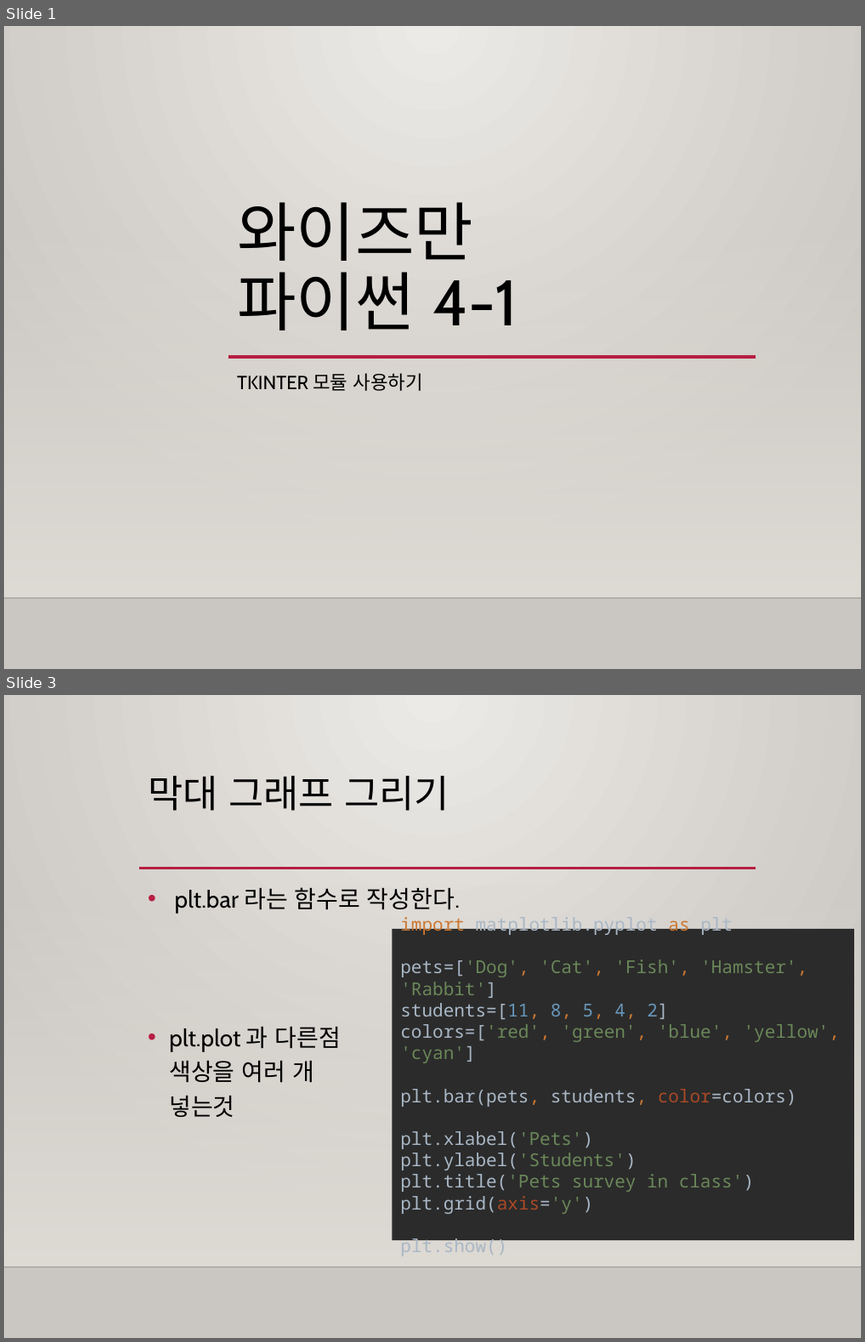
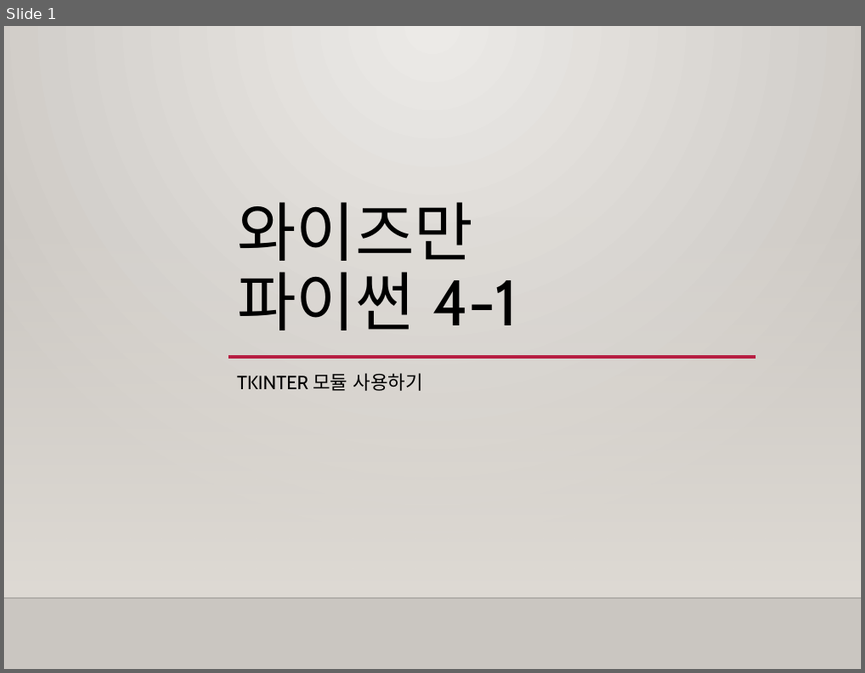
Before and after one commit to freshmea/weizman_python_class, a slide deck: textbook/파이썬4-1교시.pptx. Shown one above the other, each under a label of ours: slides 1 and 3 before the commit, slide 1 after it; the slides between them are not shown. The pictures are 865x1342 and 865x673 pixels, drawn with LibreOffice and Linux fonts; fonts in the diff are those of the drawing; background and template pictures are left out. Boxes give left, top, right and bottom in pixels: in the first picture for what was removed or moved away, otherwise in the second. Text is boxed around its words. In the diff, an @@ line names an element or a change of style, - is before the commit and + after.

```diff
--- a/textbook/파이썬4-1교시.pptx
+++ b/textbook/파이썬4-1교시.pptx
@@ slide 3 removed at box(4, 695, 861, 1338), background gradient #ECEAE7 to #CAC7C1; not listed: 2 template elements that a slide beside it also shows @@
@@ title removed at box(148, 776, 449, 811) @@
-막대 그래프 그리기
@@ line removed from (139, 868) to (755, 868) @@
@@ text removed at box(169, 887, 460, 1117) @@
-• plt.bar 라는 함수로 작성한다.
-• plt.plot 과 다른점
-  색상을 여러 개
-  넣는것
@@ rectangle removed at box(392, 929, 854, 1241) @@
-import matplotlib.pyplot as plt
-pets=['Dog', 'Cat', 'Fish', 'Hamster', 'Rabbit']
-students=[11, 8, 5, 4, 2]
-colors=['red', 'green', 'blue', 'yellow', 'cyan']
-plt.bar(pets, students, color=colors)
-plt.xlabel('Pets')
-plt.ylabel('Students')
-plt.title('Pets survey in class')
-plt.grid(axis='y')
-plt.show()
```
Also in this commit, not shown: 2 slides changed, 8 slides added, 6 other slides removed, 3 other files.
